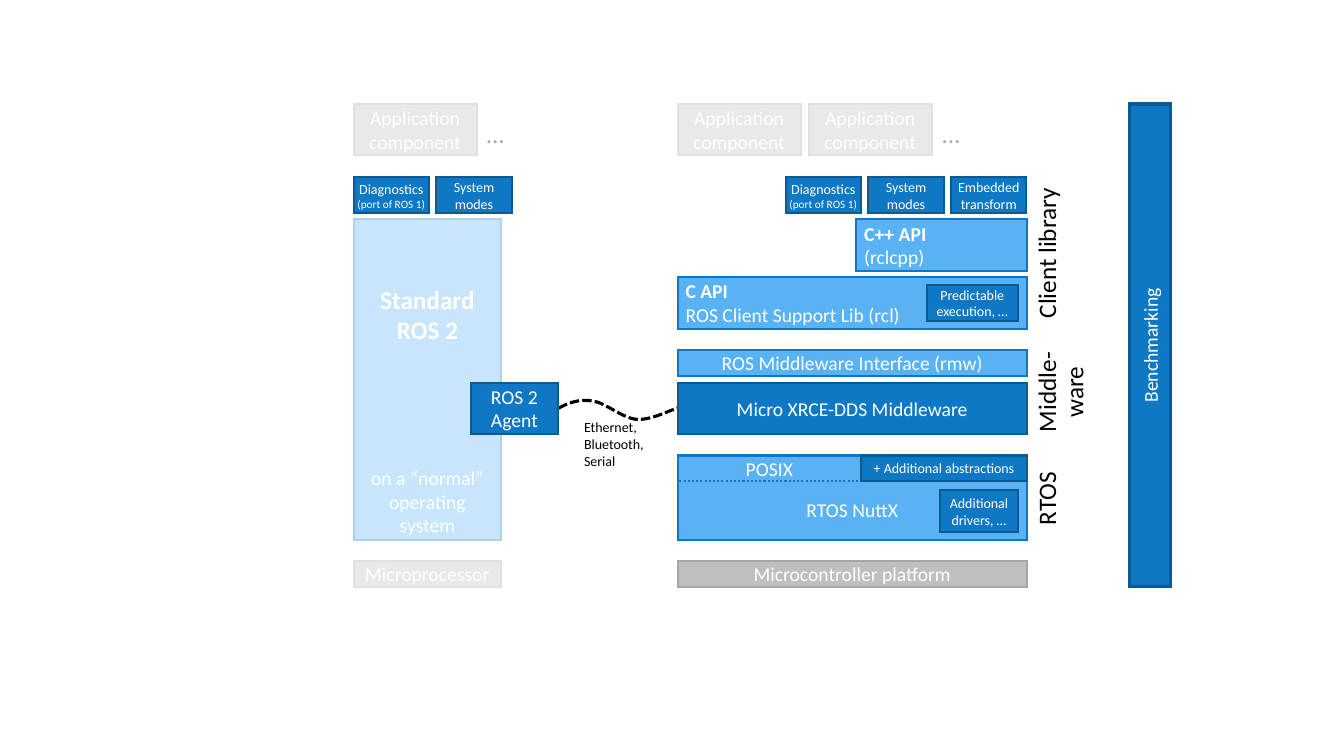
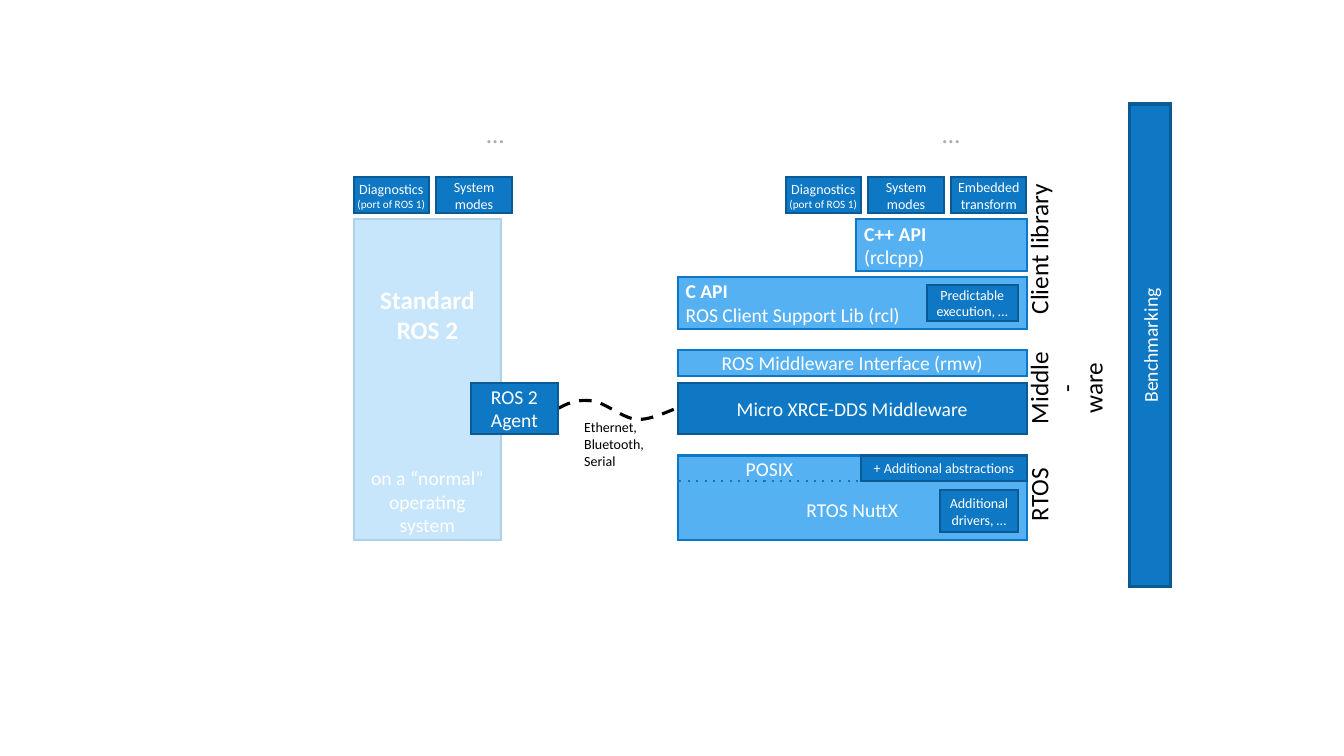
Before and after one commit to micro-ROS/micro-ROS.github.io, a slide deck: slide 2 of img/micro-ROS_architecture.pptx. Drawn at 1344x756 pixels with LibreOffice and Linux fonts; fonts in the diff are those of the drawing. Boxes give left, top, right and bottom in pixels: in the first picture for what was removed or moved away, otherwise in the second. Text is boxed around its words. In the diff, an @@ line names an element or a change of style, - is before the commit and + after.

```diff
--- a/img/micro-ROS_architecture.pptx
+++ b/img/micro-ROS_architecture.pptx
@@ rotation 0 to 270 degrees in 3 elements at (x1=1024, y1=190, x2=1055, y2=313), (x1=1024, y1=473, x2=1055, y2=520), (x1=1024, y1=359, x2=1110, y2=422) @@
@@ rectangle "RTOS NuttX" at (x1=678, y1=456, x2=1026, y2=539): fill #58B2F3 to #56B1F3 @@
@@ fill #BFBFBF to #FFFFFF; outline #A6A6A6 1.5 pt to #FFFFFF 1.5 pt in 5 elements at (x1=354, y1=104, x2=477, y2=155), (x1=354, y1=561, x2=501, y2=587), (x1=678, y1=104, x2=801, y2=155), (x1=809, y1=104, x2=932, y2=155), (x1=678, y1=561, x2=1026, y2=587) @@
@@ text in rectangle at (x1=754, y1=568, x2=951, y2=584): text removed @@
-Microcontroller platform
```
Also in this commit, not shown: 1 other slide changed, 1 slide added, 1 other file.
